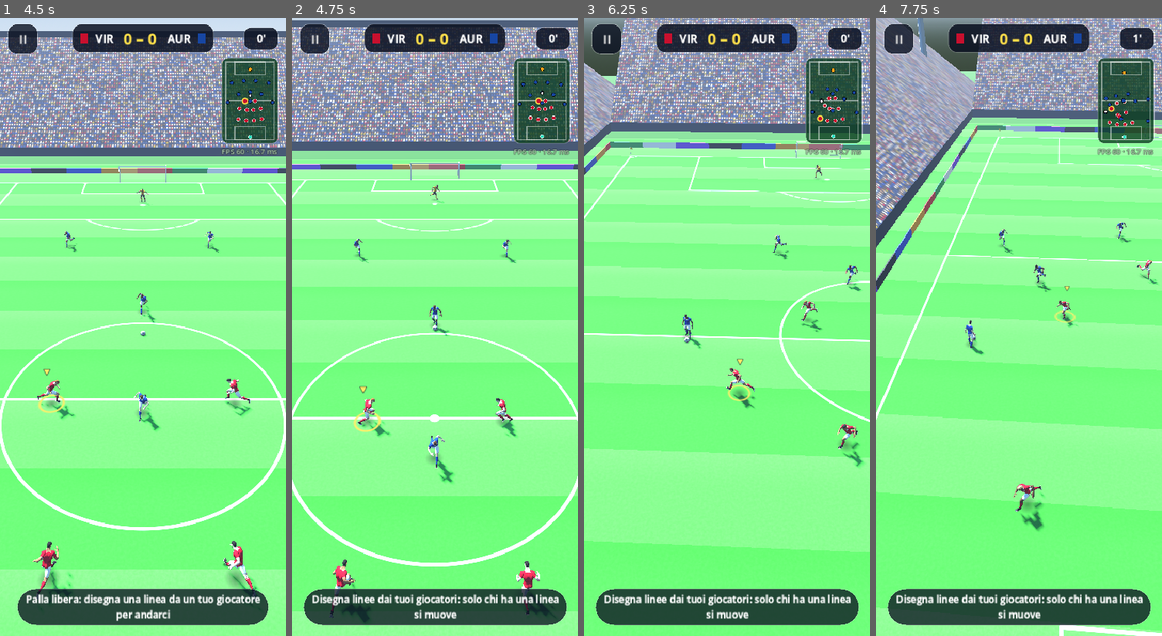
Above: before the commit, frames 1-4 (left to right).
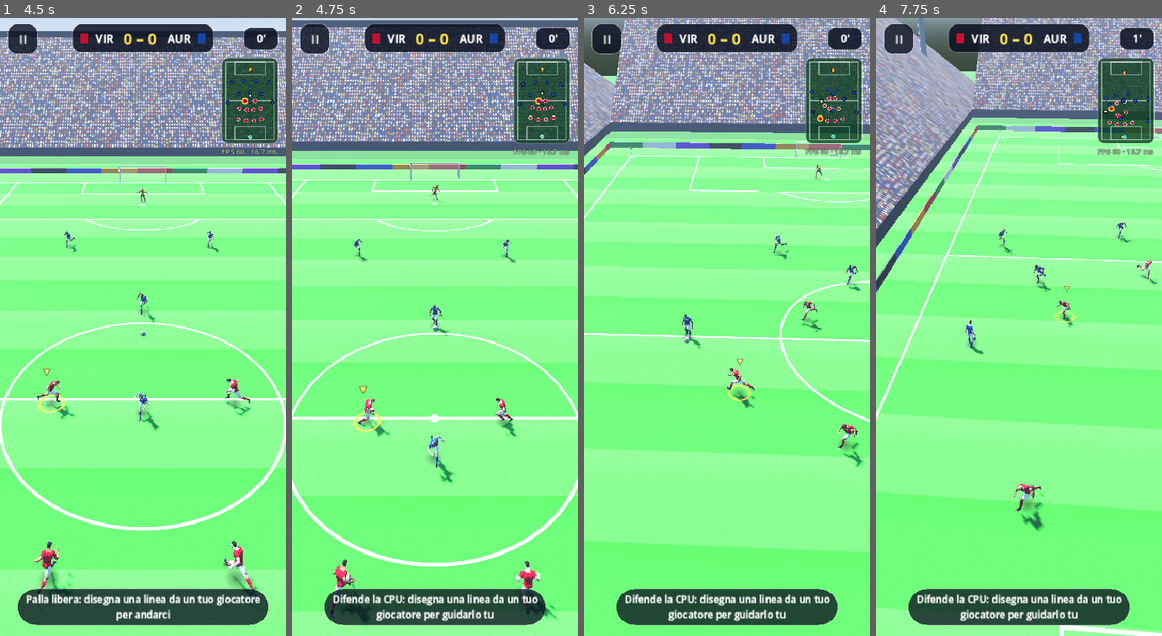
Above: after the commit, the same moments.

Repository: Luis7717/SETTORE-ZERO
Game: Godot game, scene res://scenes/partita.tscn
Two runs of this game, one before a commit and one after it. Both use one fixed random seed, a clock stepped at 60 frames per second and the inputs below.
Inputs (mouse positions are in pixels of both pictures, inside the frame that each line leads up to):
- Up to frame 1 (4.5 s): click "II" at 0.5 s; click "Riprendi" at 1.25 s; click "II" at 2 s; click "Riprendi" at 2.75 s; click "II" at 3.5 s; click "Riprendi" at 4.25 s
- Up to frame 2 (4.75 s): no input
- Up to frame 3 (6.25 s): move the mouse to (789, 296) at 5.02 s; click (789, 296) at 5.17 s; drag from (669, 357) to (712, 450) at 5.77 s
- Up to frame 4 (7.75 s): move the mouse to (1047, 191) at 6.52 s; click (1047, 191) at 6.67 s; drag from (1004, 450) to (933, 234) at 7.27 s

Frame 1 is identical in both runs. In frame 2, 2.1% of the frame differs, in the area x 4-97%, y 92-99%; in frame 3, 2.1%; in frame 4, 2.1%.

Commit message:
fix: suggerimento della difesa aggiornato (ora difende la CPU)
Claude-Session: https://claude.ai/code/session_013DvbH4w68GHvcPAyiUA5BF

Diff:
--- a/godot/scripts/partita/gioco.gd
+++ b/godot/scripts/partita/gioco.gd
@@ -51,7 +51,7 @@
 
 const HINTS := {
 	"attack": "Disegna la strada dal giocatore per correre · linea in porta = tiro",
-	"defend": "Disegna linee dai tuoi giocatori: solo chi ha una linea si muove",
+	"defend": "Difende la CPU: disegna una linea da un tuo giocatore per guidarlo tu",
 	"loose": "Palla libera: disegna una linea da un tuo giocatore per andarci",
 	"dive": "PARA! Tira una linea dal portiere al punto della porta",
 	"duel": "Disegna fino a un compagno per passare · oppure tocca Dribbling",
